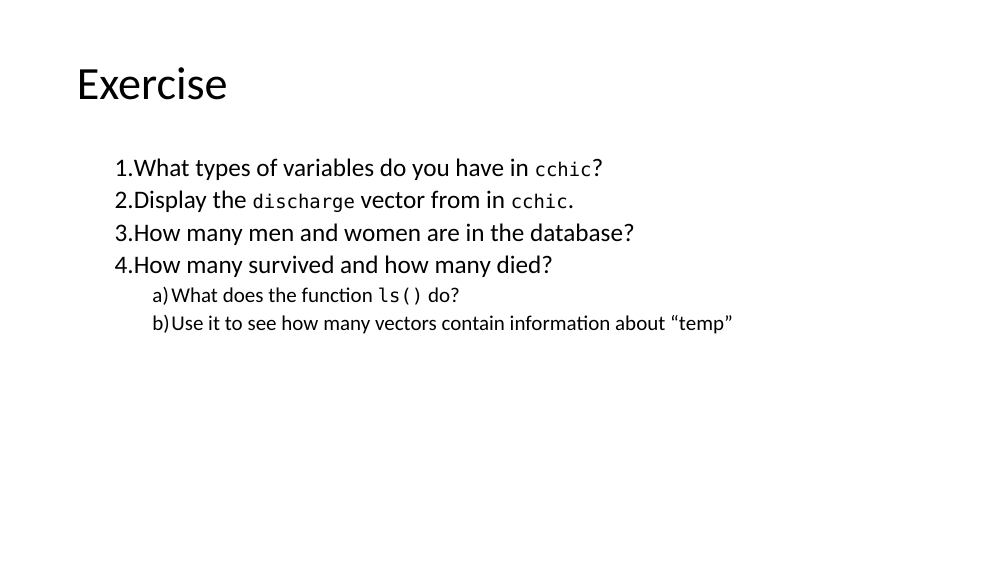
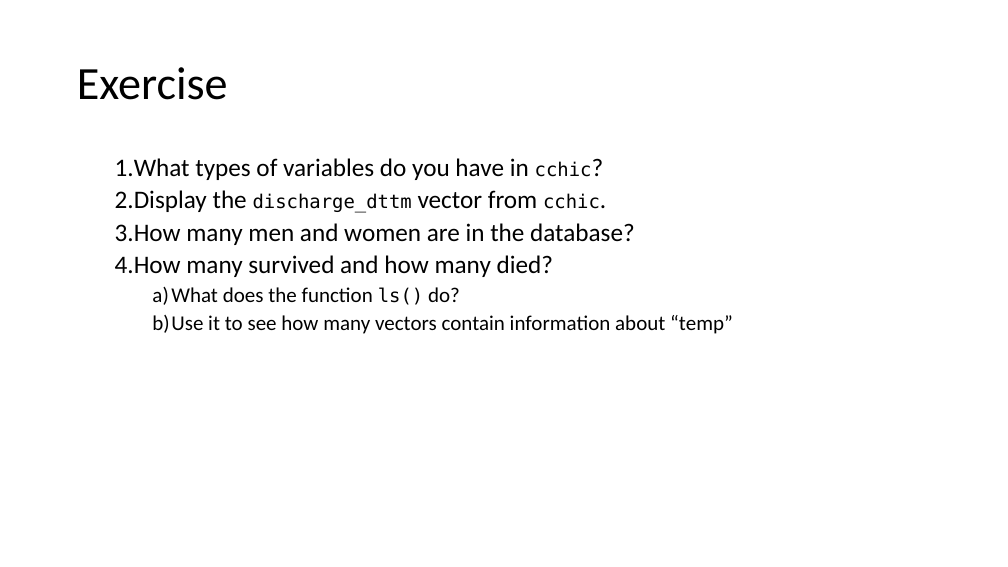
Before and after one commit to uclh-criu/learning-datascience, a slide deck: slide 27 of sessions/4-read-data.pptx. Drawn at 1008x567 pixels with LibreOffice and Linux fonts; fonts in the diff are those of the drawing. Boxes give left, top, right and bottom in pixels: in the first picture for what was removed or moved away, otherwise in the second. Text is boxed around its words. In the diff, an @@ line names an element or a change of style, - is before the commit and + after.

Commit message:
complete previous typo fix & knit to ppt

```diff
--- a/sessions/4-read-data.pptx
+++ b/sessions/4-read-data.pptx
@@ text at (115, 190, 600, 213): text changed @@
-  2. Display the discharge vector from in cchic.
+  2. Display the discharge_dttm vector from cchic.
```
Also in this commit, not shown: 1 other slide changed, 1 other file.
